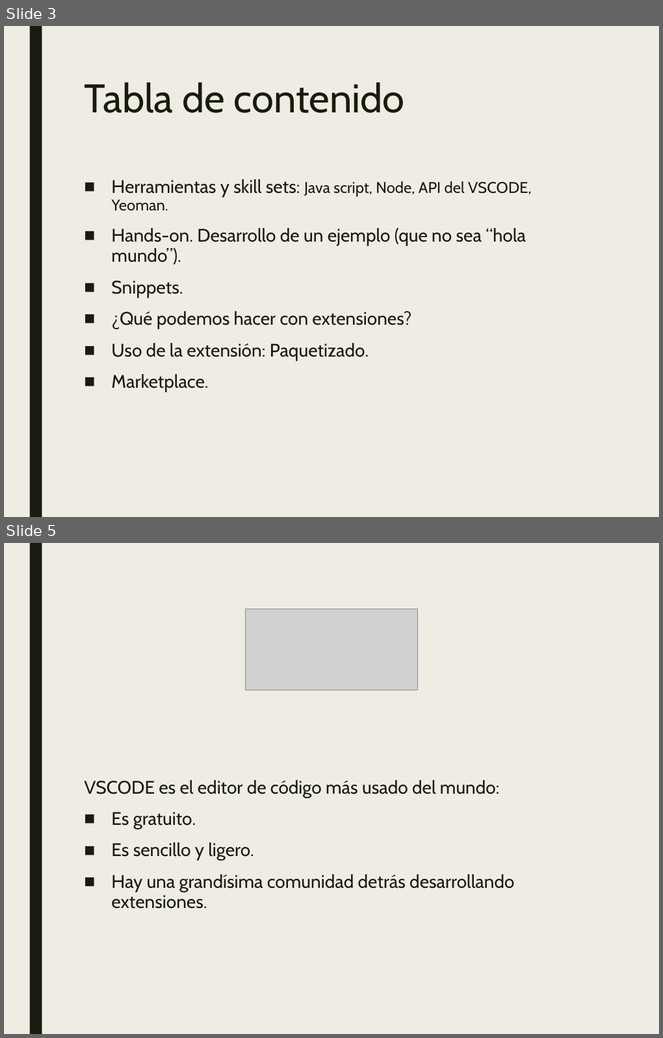
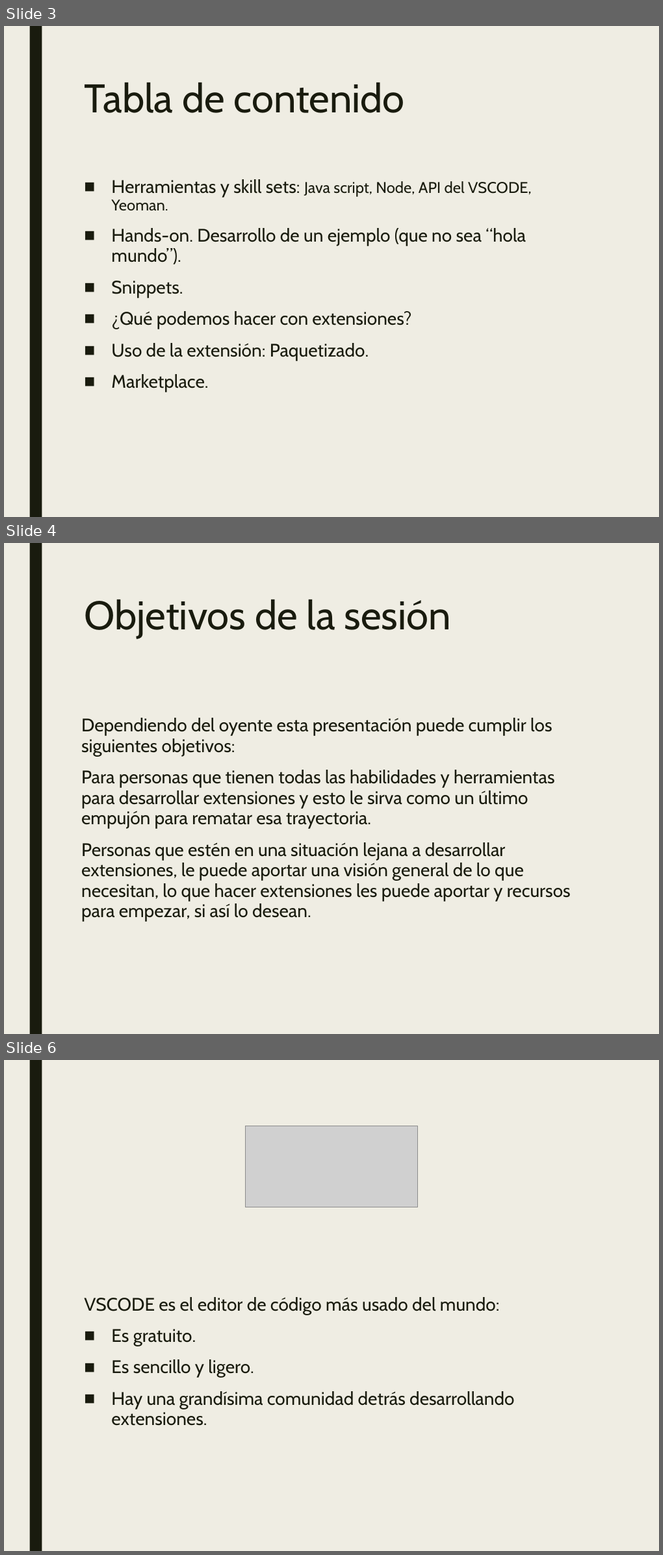
Before and after one commit to JalmarazMartn/dotnetrioja1, a slide deck: VSCODE Extensiones.ppt. Shown one above the other, each under a label of ours: slides 3 and 5 before the commit, slides 3, 4 and 6 after it; the slides between them are not shown. The pictures are 663x1038 and 663x1555 pixels, drawn with LibreOffice and Linux fonts; fonts in the diff are those of the drawing; grey boxes stand for pictures. Boxes give left, top, right and bottom in pixels: in the first picture for what was removed or moved away, otherwise in the second. Text is boxed around its words. In the diff, an @@ line names an element or a change of style, - is before the commit and + after.

```diff
--- a/VSCODE Extensiones.ppt
+++ b/VSCODE Extensiones.ppt
@@ slide 4 added at <box>4,543,659,1034</box>, background #EFEDE3; not listed: 1 template element that a slide beside it also shows @@
@@ title added at <box>84,600,451,639</box>, 44 pt, text #191B0E @@
+Objetivos de la sesión
@@ text added at <box>81,718,571,922</box>, 20 pt, text #191B0E @@
+Dependiendo del oyente esta presentación puede cumplir los siguientes objetivos:
+Para personas que tienen todas las habilidades y herramientas para desarrollar extensiones y esto le sirva como un último empujón para rematar esa trayectoria.
+Personas que estén en una situación lejana a desarrollar extensiones, le puede aportar una visión general de lo que necesitan, lo que hacer extensiones les puede aportar y recursos para empezar, si así lo desean.
@@ what was slide 5 is now slide 6 @@
```
Also in this commit, not shown: 1 slide changed, 2 other files.
